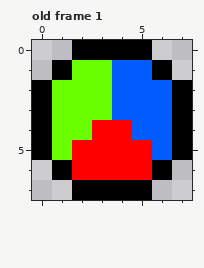
Two states of a pixel-art file, Assets/Art/ColorWheel/ColorWheel.ase. The first picture shows the starting point.
8x8 pixels, 1 frame. Shown: old frame 1. The commit also changed other frames, which this record leaves out.
New version:
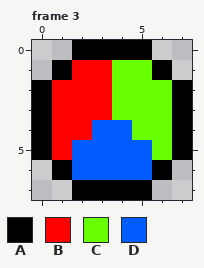
Palette (. is transparent): A #000000  B #ff0000  C #68ff00  D #005cff
A new or re-ordered frame is compared with the old frame closest to it.
Changes in this commit:
frames 1 -> 3
Changed rows in their new state; - is an unchanged pixel.
Frame 3 is new; against old frame 1:
first column x 1:
1 -BBCC-
2 BBBCCC
3 BBBCCC
4 BBDDCC
5 BDDDDC
6 -DDDD-
Where, in picture pixels (left, top, right, bottom), the same in both pictures:
changed: (52, 60, 172, 180)
